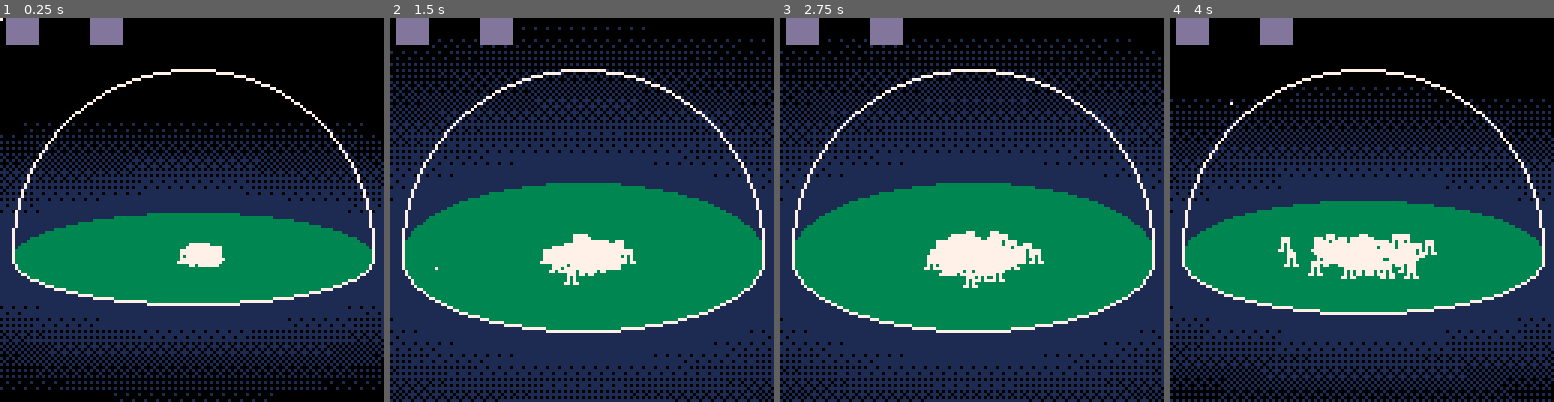
Above: before the commit, frames 1-4 (left to right).
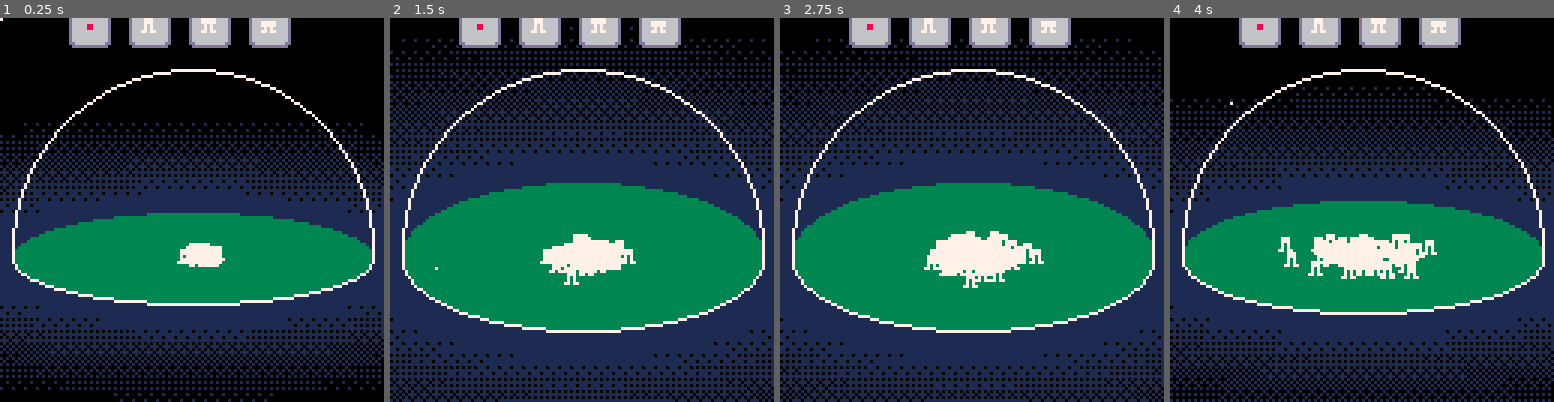
Above: after the commit, the same moments.

Repository: samuelhpratt/ggj2025
Game: PICO-8 cartridge game.p8
Same seed, same stepped clock (60 frames per second), same inputs: the game is played once before the commit and once after it.
Inputs (mouse positions are in pixels of both pictures, inside the frame that each line leads up to):
- Up to frame 1 (0.25 s): no input
- Up to frame 2 (1.5 s): click (670, 121) at 0.67 s; click (436, 267) at 1.22 s
- Up to frame 3 (2.75 s): click (887, 114) at 1.77 s; click (952, 259) at 2.32 s
- Up to frame 4 (4 s): click (1404, 106) at 2.87 s; click (1465, 256) at 3.42 s; click (1231, 102) at 3.97 s

The runs differ from the first frame. In frame 1, 4.1% of the frame differs, in the area x 1-76%, y 0-8%; in frame 2, 4.1%; in frame 3, 4.1%; in frame 4, 4.1%.

Commit message:
Updated UI to use sprites

Diff:
--- a/dome.lua
+++ b/dome.lua
@@ -31,7 +31,7 @@
         local y = 70 + 7 * i
         local y1 = domeY - 1 - y * domeAngle
         local y2 = domeY + 2 + y * domeAngle
-        ovalfill(64 - y, y1, 64 + y, y2, 1, bgColor)
+        ovalfill(64 - y, y1, 64 + y, y2, bgColor)
     end
     fillp()
     ovalfill(64 - domeRadius, domeY - domeRadius * domeAngle, 64 + domeRadius, domeY + domeRadius * domeAngle, 3)
--- a/ui.lua
+++ b/ui.lua
@@ -1,27 +1,53 @@
-dialogue = ""
+dialogue = nil
 dialogueVisibleTimer = 0
 dialogueHeight = nil
 dialoguePosition = 0 -- 0 is offscreen, up to whatever height the text is
 lineHeight = 6
-pressedButton = nil
+pressedTab = nil
+tabSpacing = 20
 
-buttons = {
+tabs = {
     {
-        x = 2, y = 0, w = 10, h = 8, onClick = function()
+        icon = 1, onClick = function()
             local x, y = rnd(50) - 25, rnd(50) - 25
-            spawnObject(x, y, domeRadius - sqrt(x*x + y*y) / 2, "food")
+            spawnObject(x, y, domeRadius - sqrt(x * x + y * y) / 2, "food")
         end
     },
     {
-        x = 30, y = 0, w = 10, h = 8, onClick = function()
-            showNewDialogue("button 2 pressed!\nasdas")
+        icon = 2, onClick = function()
+            local x, y = rnd(50) - 25, rnd(50) - 25
+            spawnObject(x, y, domeRadius - sqrt(x * x + y * y) / 2, "person")
+        end
+    },
+    {
+        icon = 3, onClick = function()
+            local x, y = rnd(50) - 25, rnd(50) - 25
+            spawnObject(x, y, domeRadius - sqrt(x * x + y * y) / 2, "person")
+        end
+    },
+    {
+        icon = 4, onClick = function()
+            local x, y = rnd(50) - 25, rnd(50) - 25
+            spawnObject(x, y, domeRadius - sqrt(x * x + y * y) / 2, "person")
         end
     }
 }
 
 function drawDialogue()
-    rectfill(0, 128 - dialoguePosition, 128, 128, 6)
-    print(dialogue, 2, 130 - dialoguePosition, 0)
+    if dialogue then
+        for y = 0, ceil(dialogueHeight / 8) do
+            for x = 0, 15 do
+                local spriteNumber = y == 0 and 65 or 81
+                if x == 0 then
+                    spriteNumber -= 1
+                elseif x == 15 then
+                    spriteNumber += 1
+                end
+                spr(spriteNumber, x * 8, y * 8 + 130 - dialoguePosition)
+            end
+        end
+        print(dialogue, 4, 134 - dialoguePosition, 0)
+    end
 end
 
 function updateDialogue()
@@ -30,8 +56,7 @@
     end
 
     if dialogueVisibleTimer > 0 then
-        local _, dialogueHeight = print(dialogue, 999, 0)
-        if dialoguePosition < dialogueHeight + 2 then
+        if dialoguePosition < dialogueHeight then
             dialoguePosition += 3
         else
             dialogueVisibleTimer -= 1
@@ -48,39 +73,48 @@
     dialogue = text
     dialoguePosition = 0
     dialogueVisibleTimer = 40
+    local w, h = print(dialogue, 999, 0)
+    dialogueHeight = h + 6
 end
 
 function drawButtons()
-    for button in all(buttons) do
-        local isHovering = mouseX >= button.x and mouseY >= button.y and mouseX <= button.x + button.w and mouseY <= button.y + button.h
-        local isPressed = button == pressedButton
+    for i, tab in ipairs(tabs) do
+        local x, y = 64 - (#tabs * tabSpacing * 0.5) + (i - 1) * tabSpacing, -1
+        local isHovering = mouseX >= x and mouseY >= y and mouseX <= x + 12 and mouseY <= y + 12
+        local isPressed = tab == pressedTab
         local color = 13
-        if isHovering then
-            color = 6
+        if not isHovering then
+            y-=2
         end
-        if isPressed then
-            color = 5
-        end
-        rectfill(button.x, button.y, button.x + button.w, button.y + button.h, color)
+        -- if isPressed then
+        --     color = 5
+        -- end
+
+        spr(80, x - 2, y - 2)
+        spr(82, x + 6, y - 2)
+        spr(96, x - 2, y + 6)
+        spr(98, x + 6, y + 6)
+        spr(tab.icon, x + 2, y + 2)
     end
 end
 
 function updateButtons()
     -- check for mouse click interactions
-    for button in all(buttons) do
-        local isSelected = mouseX >= button.x and mouseY >= button.y and mouseX <= button.x + button.w and mouseY <= button.y + button.h
+    for i, tab in ipairs(tabs) do
+        local x, y = 64 - (#tabs * tabSpacing * 0.5) + (i - 1) * tabSpacing, -1
+        local isSelected = mouseX >= x and mouseY >= y and mouseX <= x + 12 and mouseY <= y + 12
 
         if mouseDown and isSelected then
-            pressedButton = button
+            pressedTab = tab
         end
 
-        if mouseUp and isSelected and pressedButton == button then
-            button.onClick()
+        if mouseUp and isSelected and pressedTab == tab then
+            tab.onClick()
         end
     end
 
     if mouseUp then
-        pressedButton = nil
+        pressedTab = nil
     end
 end
 
